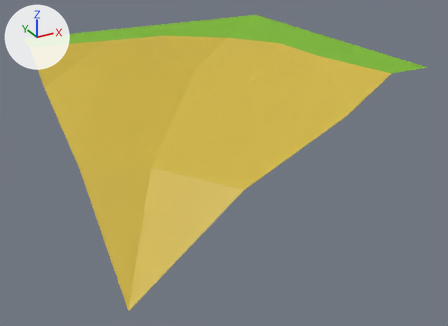
Before and after pictures for a commit that changed the FBX model Assets/Meshes/Environment/Landscape/grass_island_4.fbx.
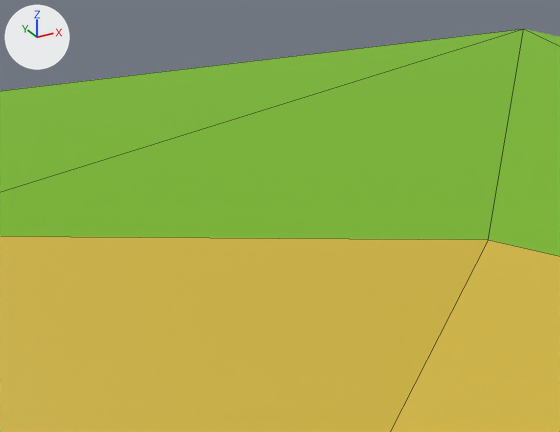
Each version is shown whole from a 50 mm camera at (-9.35, -18.61, 4.93) aimed at (0.28, -1.1, -3.82), then close up from a 50 mm camera at (-0.06, -0.27, 1.2) aimed at (1.33, 2.26, -0.06). Lighting does not change. The marker at upper left points along +X, +Y and +Z. The close-ups show mesh edges as thin lines. Where no turn or scale is listed for an object, it has been applied to the vertices.

The first close-up shows 'grass_island_4'.
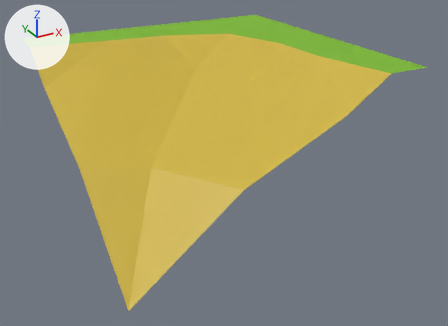
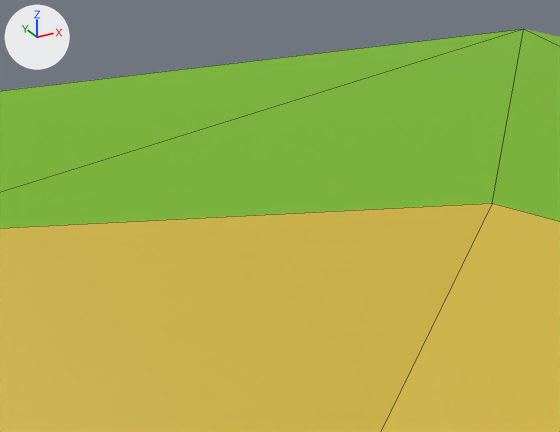
The newer file is also turned or shifted as a whole; pictures and numbers use the older file's frame.

Pixel boxes (x1, y1, x2, y2) of what changed, in the close-ups (560 x 432 px; the box of a moved part takes in the faces that stretch with it):
```json
{"part": 1, "of": "me_plane_219", "change": "moved or reshaped", "before": [0, 57, 560, 432], "after": [0, 57, 560, 432]}
```

The change, as JSON lines over the scene's bpy script:
```json
{"block": "me_plane_219", "where": "me_plane_219.from_pydata(...)  # 19 vertices, 26 faces; spans x -5.0..5.0, y -5.38..4.62, z -5.41..0.0"}
{"block": "me_plane_219", "where": "# used by ob_grass_island_4; location = (0.0, 0.0, 0.0)"}
{"block": "me_plane_219", "change": "me_plane_219 part 1"}
{"op": "set", "path": "me_plane_219.vertices[4].co", "old": "(2.07, 1.84, -0.16)", "new": "(2.07, 1.84, 0.0)", "note": "pixel (488, 239) -> pixel (492, 203)"}
```
